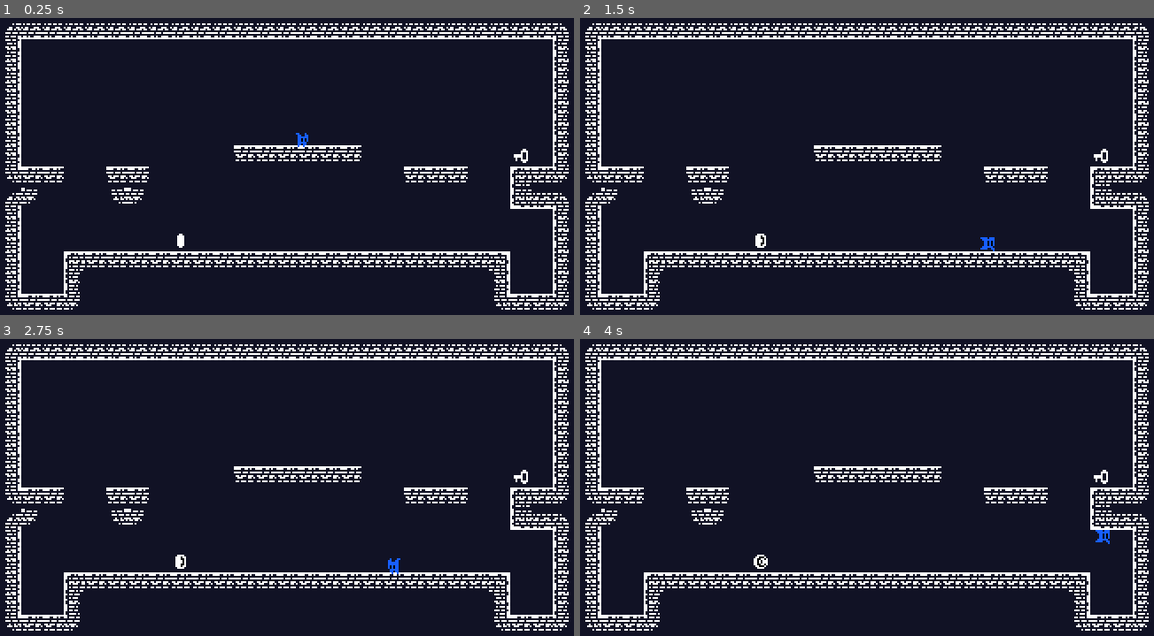
Above: before the commit, frames 1-4 (two rows, left to right).
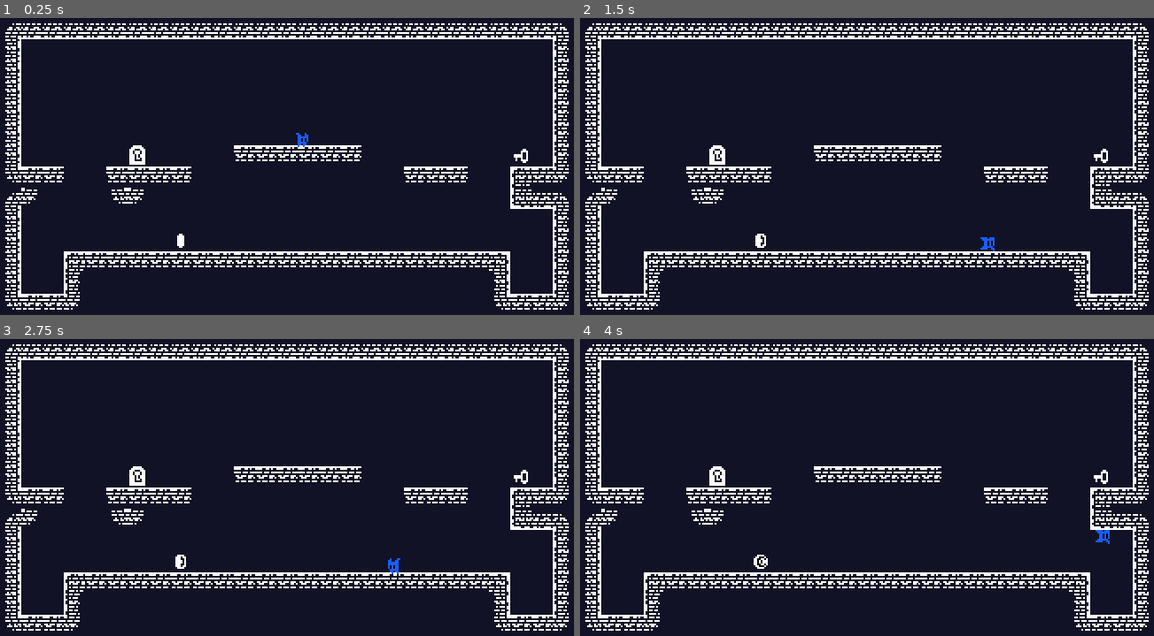
Above: after the commit, the same moments.

Repository: lcarvalhogs/godot-platformer
Game: Godot game, scene res://Game.tscn
Two runs of this game, one before a commit and one after it. Both use one fixed random seed, a clock stepped at 60 frames per second and the inputs below.
Inputs:
- Up to frame 1 (0.25 s): no input
- Up to frame 2 (1.5 s): hold Right (right) from 0.53 s (still down); tap Up (jump) at 0.77 s
- Up to frame 3 (2.75 s): tap Up (jump) at 1.52 s; release Right (right) at 2.03 s; hold Left (left) from 2.03 s (still down)
- Up to frame 4 (4 s): release Left (left) at 2.78 s; hold Right (right) from 2.78 s (still down); tap Up (jump) at 3.02, 3.77 s

The runs differ from the first frame. In frame 1, 0.3% of the frame differs, in the area x 22-34%, y 42-56%; in frame 2, 0.3%; in frame 3, 0.3%; in frame 4, 0.3%.

Commit message:
Adds Triggerables base and door.

Diff:
--- a/Game.gd
+++ b/Game.gd
@@ -8,8 +8,6 @@
 func _ready():
 	add_to_group("pickup_listeners")
 	call_deferred("init")
-	pass # Replace with function body.
-
 
 func init():
 	load_level(level_number)
@@ -28,3 +26,5 @@
 
 func on_pickup(item):
 	print(item.name)
+	if item.name == "Key":
+		get_tree().call_group("triggerable", "trigger", "Door")
--- a/Levels/BaseLevel.tscn
+++ b/Levels/BaseLevel.tscn
@@ -1,9 +1,10 @@
-[gd_scene load_steps=8 format=3 uid="uid://cc4up7bxgemcm"]
+[gd_scene load_steps=9 format=3 uid="uid://cc4up7bxgemcm"]
 
 [ext_resource type="Texture2D" uid="uid://0j1i5j6d0b4a" path="res://dunjo.png" id="1_ki4in"]
 [ext_resource type="Script" path="res://Levels/Level.gd" id="1_wff40"]
 [ext_resource type="PackedScene" uid="uid://bjxxlqf2q88im" path="res://Pickups/Key.tscn" id="2_8apd2"]
 [ext_resource type="PackedScene" uid="uid://bqkwn3ay25jfv" path="res://Player.tscn" id="2_wrwmp"]
+[ext_resource type="PackedScene" uid="uid://b1urtldcmyit7" path="res://Triggerables/Door.tscn" id="3_3ipqv"]
 [ext_resource type="PackedScene" uid="uid://civestb60s7nf" path="res://Pickups/Coin.tscn" id="3_ut7mh"]
 
 [sub_resource type="TileSetAtlasSource" id="TileSetAtlasSource_krxcc"]
@@ -171,6 +172,7 @@
 [node name="Level" type="Node2D"]
 script = ExtResource("1_wff40")
 key = ExtResource("2_8apd2")
+door = ExtResource("3_3ipqv")
 coin = ExtResource("3_ut7mh")
 player = ExtResource("2_wrwmp")
 
@@ -180,3 +182,5 @@
 layer_0/tile_data = PackedInt32Array(0, 0, 3, 851968, 0, 4, 851994, 65536, 4, 26, 65536, 3, 1, 65536, 2, 2, 65536, 2, 3 …(1176 unchanged characters)…
 
 [node name="Items" type="Node2D" parent="."]
+
+[node name="Triggerables" type="Node2D" parent="."]
--- a/Levels/Level.gd
+++ b/Levels/Level.gd
@@ -1,10 +1,12 @@
 extends Node2D
 
 const KEY: Vector2i = Vector2i(5,1)
+const DOOR: Vector2i = Vector2i(7,1)
 const COIN: Vector2i = Vector2i(0,5)
 const PLAYER: Vector2i = Vector2i(3,0)
 
 @export var key: PackedScene
+@export var door: PackedScene
 @export var coin: PackedScene
 @export var player: PackedScene
 
@@ -19,6 +21,8 @@
 		match index:
 			KEY:
 				create_instance_from_tilemap(cell, key, $Items)
+			DOOR:
+				create_instance_from_tilemap(cell, door, $Triggerables)
 			COIN:
 				create_instance_from_tilemap(cell, coin, $Items)
 			PLAYER:
--- a/Levels/Level1.tscn
+++ b/Levels/Level1.tscn
@@ -5,4 +5,4 @@
 [node name="Level" instance=ExtResource("1_fwvby")]
 
 [node name="Tiles" parent="." index="0"]
-layer_0/tile_data = PackedInt32Array(0, 0, 3, 851968, 0, 4,  …(1296 unchanged characters)… 58754, 65536, 0, 458758, 65536, 0, 393227, 65536, 0, 393228, 65536, 0, 393230, 65536, 0, 393229, 65536, 0, 393231, 65536, 0, 393232, 65536, 0, 458771, 65536, 0, 458772, 65536, 0, 458773, 65536, 0, 458777, 65536, 0, 458776, 0, 0, 524289, 65536, 4, 524312, 0, 2, 524313, 65536, 2, 327693, 196608, 0, 393240, 327680, 1, 655368, 0, 5, 458757, 65536, 0, 524293, 0, 4, 524294, 65536, 4)
+layer_0/tile_data = PackedInt32Array(0, 0, 3, 851968, 0, 4,  …(1296 unchanged characters)… 58754, 65536, 0, 458758, 65536, 0, 393228, 65536, 0, 393230, 65536, 0, 393229, 65536, 0, 393231, 65536, 0, 393232, 65536, 0, 458771, 65536, 0, 458772, 65536, 0, 458773, 65536, 0, 458777, 65536, 0, 458776, 0, 0, 524289, 65536, 4, 524312, 0, 2, 524313, 65536, 2, 327693, 196608, 0, 393240, 327680, 1, 655368, 0, 5, 458757, 65536, 0, 524293, 0, 4, 524294, 65536, 4, 393222, 458752, 1, 458759, 65536, 0, 458760, 65536, 0, 393227, 65536, 0)
--- /dev/null
+++ b/Triggerables/BaseTriggerable.gd
@@ -0,0 +1,16 @@
+extends Area2D
+
+@export var tag: String
+
+# Called when the node enters the scene tree for the first time.
+func _ready():
+	add_to_group("triggerable")
+
+func trigger(tag_name: String):
+	print("t")
+	if tag.length() == 0 || tag != tag_name:
+		return
+	_on_trigger()
+
+func _on_trigger():
+	print("Need to implement _on_trigger")
--- /dev/null
+++ b/Triggerables/BaseTriggerable.tscn
@@ -0,0 +1,19 @@
+[gd_scene load_steps=3 format=3 uid="uid://coinah2h6kwbn"]
+
+[ext_resource type="Script" path="res://Triggerables/BaseTriggerable.gd" id="1_jxs8m"]
+[ext_resource type="Texture2D" uid="uid://0j1i5j6d0b4a" path="res://dunjo.png" id="2_30ekq"]
+
+[node name="Triggerable" type="Area2D"]
+collision_layer = 8
+collision_mask = 2
+script = ExtResource("1_jxs8m")
+
+[node name="Sprite2D" type="Sprite2D" parent="."]
+texture = ExtResource("2_30ekq")
+hframes = 8
+vframes = 6
+frame = 9
+
+[node name="CollisionShape2D" type="CollisionShape2D" parent="."]
+
+[node name="AnimationPlayer" type="AnimationPlayer" parent="."]
--- /dev/null
+++ b/Triggerables/Door.tscn
@@ -0,0 +1,65 @@
+[gd_scene load_steps=6 format=3 uid="uid://b1urtldcmyit7"]
+
+[ext_resource type="PackedScene" uid="uid://coinah2h6kwbn" path="res://Triggerables/BaseTriggerable.tscn" id="1_aa6bb"]
+
+[sub_resource type="Animation" id="Animation_ux64m"]
+resource_name = "closed"
+tracks/0/type = "value"
+tracks/0/imported = false
+tracks/0/enabled = true
+tracks/0/path = NodePath("Sprite2D:frame")
+tracks/0/interp = 1
+tracks/0/loop_wrap = true
+tracks/0/keys = {
+"times": PackedFloat32Array(0),
+"transitions": PackedFloat32Array(1),
+"update": 1,
+"values": [15]
+}
+
+[sub_resource type="Animation" id="Animation_bhwv1"]
+length = 0.001
+tracks/0/type = "value"
+tracks/0/imported = false
+tracks/0/enabled = true
+tracks/0/path = NodePath("Sprite2D:frame")
+tracks/0/interp = 1
+tracks/0/loop_wrap = true
+tracks/0/keys = {
+"times": PackedFloat32Array(0),
+"transitions": PackedFloat32Array(1),
+"update": 1,
+"values": [15]
+}
+
+[sub_resource type="Animation" id="Animation_ik71m"]
+resource_name = "open"
+tracks/0/type = "value"
+tracks/0/imported = false
+tracks/0/enabled = true
+tracks/0/path = NodePath("Sprite2D:frame")
+tracks/0/interp = 1
+tracks/0/loop_wrap = true
+tracks/0/keys = {
+"times": PackedFloat32Array(0),
+"transitions": PackedFloat32Array(1),
+"update": 1,
+"values": [12]
+}
+
+[sub_resource type="AnimationLibrary" id="AnimationLibrary_lksl3"]
+_data = {
+"RESET": SubResource("Animation_bhwv1"),
+"closed": SubResource("Animation_ux64m"),
+"open": SubResource("Animation_ik71m")
+}
+
+[node name="Door" instance=ExtResource("1_aa6bb")]
+
+[node name="Sprite2D" parent="." index="0"]
+frame = 15
+
+[node name="AnimationPlayer" parent="." index="2"]
+libraries = {
+"": SubResource("AnimationLibrary_lksl3")
+}
